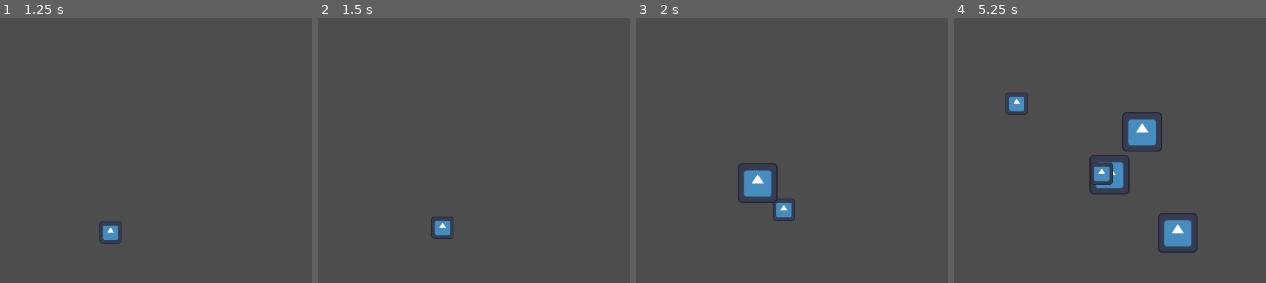
Above: before the commit, frames 1-4 (left to right).
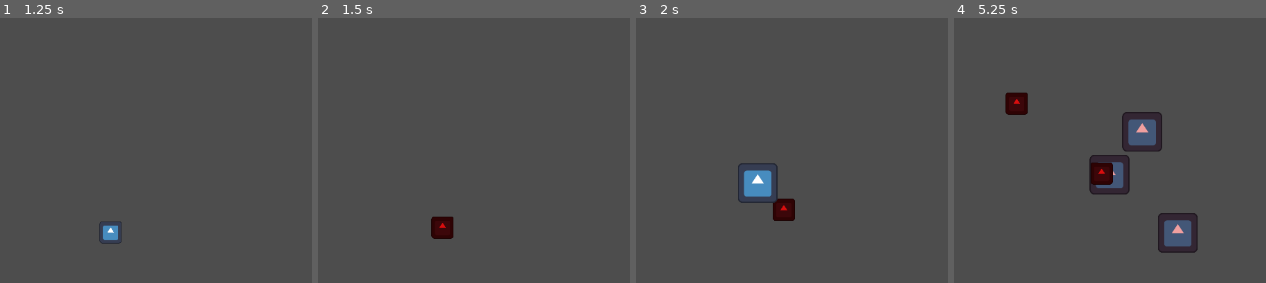
Above: after the commit, the same moments.

Repository: turbohermit/femovico
Game: Godot game, scene res://Example/Scenes/scene_example.tscn
Two runs of this game, one before a commit and one after it. Both use one fixed random seed, a clock stepped at 60 frames per second and the inputs below. The engine's default icon, where the game draws it, is replaced by a stand-in: a white triangle on a blue panel in a dark square.
Inputs (mouse positions are in pixels of both pictures, inside the frame that each line leads up to):
- Up to frame 1 (1.25 s): tap Enter at 0.5 s; move the mouse to (outside the picture) at 0.52 s; click (outside the picture) at 0.67 s
- Up to frame 2 (1.5 s): move the mouse to (427, 232) at 1.27 s; click (427, 232) at 1.42 s
- Up to frame 3 (2 s): no input
- Up to frame 4 (5.25 s): move the mouse to (1075, 182) at 2.02 s; click (1075, 182) at 2.17 s; move the mouse to (1069, 222) at 2.77 s; click (1069, 222) at 2.92 s; move the mouse to (1069, 200) at 3.52 s; click (1069, 200) at 3.67 s; move the mouse to (1056, 208) at 4.27 s; click (1056, 208) at 4.42 s; move the mouse to (1169, 232) at 5.02 s; click (1169, 232) at 5.17 s

Frame 1 is identical in both runs. In frame 2, 0.6% of the frame differs, in the area x 36-44%, y 75-84%; in frame 3, 0.6%; in frame 4, 5.7%, in the area x 16-78%, y 28-88%.
Error before the commit: Invalid call. Nonexistent function 'get_model' in base 'RefCounted (ViewCollection)'. (res://Example/Scripts/Controllers/SpawnController.gd:53)

Commit message:
* [example] fix example code and references

Diff:
--- a/Example/ModelResources/resource_spawner.tres
+++ b/Example/ModelResources/resource_spawner.tres
@@ -1,6 +1,7 @@
-[gd_resource type="Resource" script_class="SpawnerModelResource" load_steps=4 format=3 uid="uid://ck0ubk74ykf2a"]
+[gd_resource type="Resource" script_class="SpawnerModelResource" load_steps=5 format=3 uid="uid://ck0ubk74ykf2a"]
 
 [ext_resource type="Script" path="res://Example/Scripts/ModelResources/SpawnerModelResource.gd" id="1_eqgg3"]
+[ext_resource type="Script" path="res://Example/Scripts/ModelResources/CreatureModelResource.gd" id="1_tbfgn"]
 [ext_resource type="Resource" uid="uid://c7kojppgegpmn" path="res://Example/ModelResources/resource_creature_beefy.tres" id="1_wpd82"]
 [ext_resource type="Resource" uid="uid://48dlq0e8jgu1" path="res://Example/ModelResources/resource_creature_squishy.tres" id="2_g065w"]
 
@@ -9,4 +10,5 @@
 TimeBeforeSpawn = 1.0
 MaximumLivingSpawns = 50
 MaximumRange = 100.0
-Creatures = Array[Resource("res://Example/Scripts/ModelResources/CreatureModelResource.gd")]([ExtResource("1_wpd82"), ExtResource("2_g065w")])
+Creatures = Array[ExtResource("1_tbfgn")]([ExtResource("1_wpd82"), ExtResource("2_g065w")])
+MRID = ""
--- a/Example/Scenes/scene_example.tscn
+++ b/Example/Scenes/scene_example.tscn
@@ -1,12 +1,13 @@
-[gd_scene load_steps=3 format=3 uid="uid://6fskhp6twmst"]
+[gd_scene load_steps=4 format=3 uid="uid://6fskhp6twmst"]
 
 [ext_resource type="Script" path="res://Framework/Utility/FeatureInitializer.gd" id="1_0wae2"]
+[ext_resource type="Script" path="res://Framework/Abstract/AFeature.gd" id="2_fk5bb"]
 [ext_resource type="Resource" uid="uid://cxk12w7xpbrn4" path="res://Example/Features/feature_combat.tres" id="2_r6ppa"]
 
 [node name="scene_example" type="Node2D"]
 
 [node name="FeatureInitializer" type="Node" parent="."]
 script = ExtResource("1_0wae2")
-StartupFeatures = Array[Resource("res://Framework/Abstract/AFeature.gd")]([ExtResource("2_r6ppa")])
+StartupFeatures = Array[ExtResource("2_fk5bb")]([ExtResource("2_r6ppa")])
 
 [node name="Camera2D" type="Camera2D" parent="."]
--- a/Example/Scripts/Controllers/SpawnController.gd
+++ b/Example/Scripts/Controllers/SpawnController.gd
@@ -50,7 +50,7 @@
 		print(str("View: ", p_view, " not found in dictionary."))
 		return
 
-	var model = m_viewCollection.get_model(p_view)
+	var model = m_viewCollection.get_key(p_view)
 	model.target()
 
 func on_knocked_out_received(p_model: EnemyModel):
